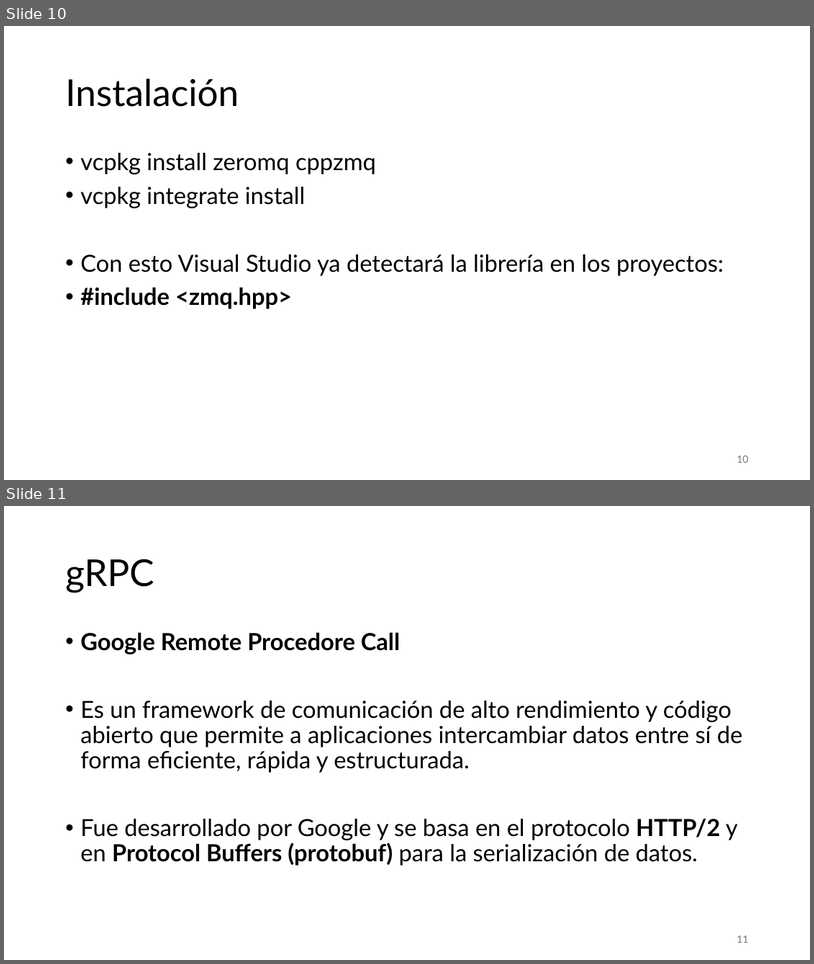
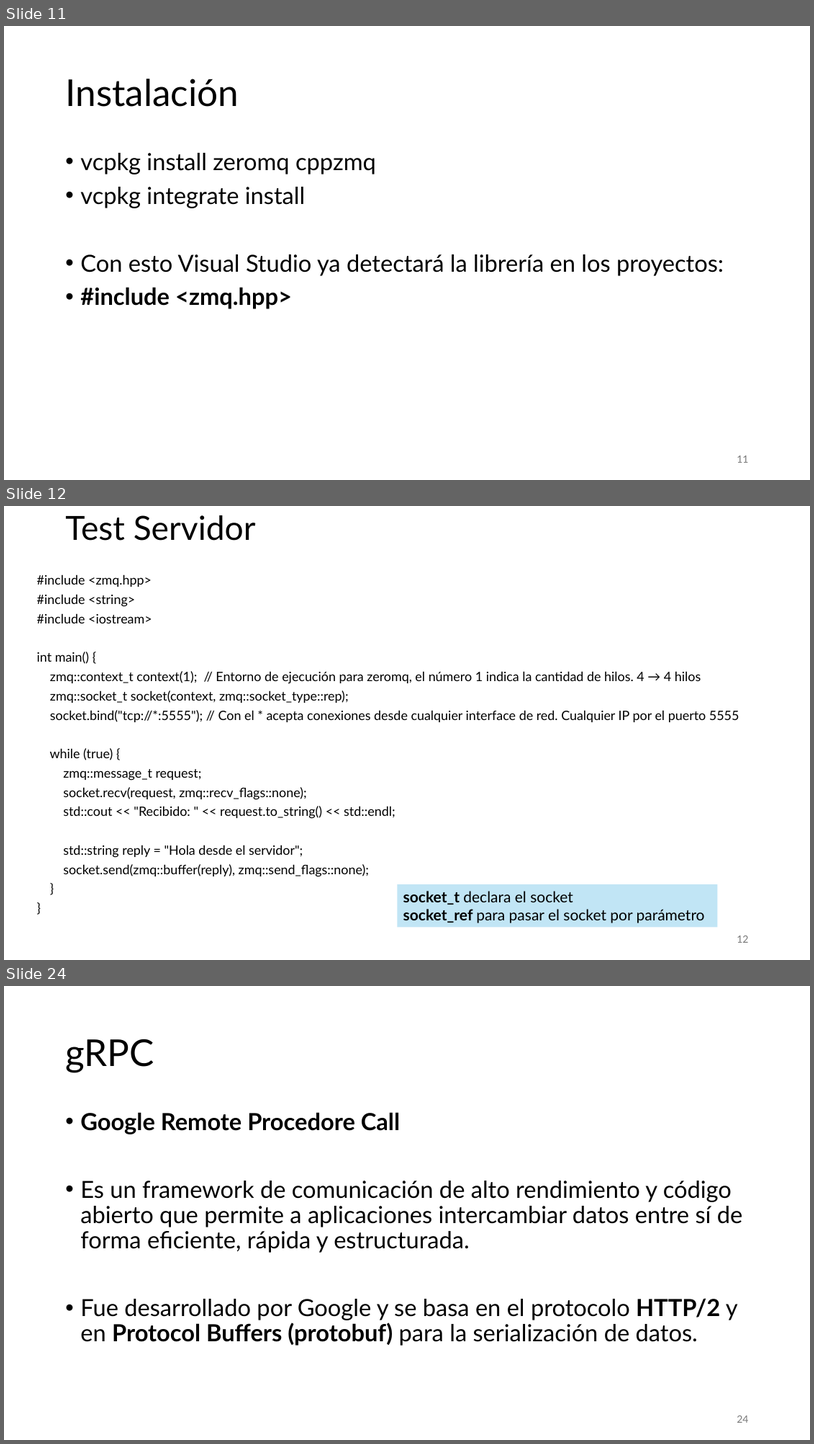
Before and after one commit to aldebarran22/CURSO_CPP_SERVICIOS_30H, a slide deck: doc/3_Comunicacion_microservicios_C++.pptx. Shown one above the other, each under a label of ours: slides 10 and 11 before the commit, slides 11, 12 and 24 after it; the slides between them are not shown. The pictures are 814x964 and 814x1444 pixels, drawn with LibreOffice and Linux fonts; fonts in the diff are those of the drawing. Boxes give left, top, right and bottom in pixels: in the first picture for what was removed or moved away, otherwise in the second. Text is boxed around its words. In the diff, an @@ line names an element or a change of style, - is before the commit and + after.

```diff
--- a/doc/3_Comunicacion_microservicios_C++.pptx
+++ b/doc/3_Comunicacion_microservicios_C++.pptx
@@ slide 12 added at (x1=4, y1=506, x2=810, y2=960), background #FFFFFF @@
@@ title added at (x1=65, y1=515, x2=256, y2=541), 39.6 pt, text #000000 @@
+Test Servidor
@@ text added at (x1=37, y1=574, x2=740, y2=877), 15.4 pt, text #000000 @@
+#include <zmq.hpp>
+#include <string>
+#include <iostream>
+int main() {
+zmq::context_t context(1); // Entorno de ejecución para zeromq, el número 1 indica la cantidad de hilos. 4 → 4 hilos
+zmq::socket_t socket(context, zmq::socket_type::rep);
+socket.bind("tcp://*:5555"); // Con el * acepta conexiones desde cualquier interface de red. Cualquier IP por el puerto 5555
+while (true) {
+zmq::message_t request;
+socket.recv(request, zmq::recv_flags::none);
+std::cout << "Recibido: " << request.to_string() << std::endl;
+std::string reply = "Hola desde el servidor";
+socket.send(zmq::buffer(reply), zmq::send_flags::none);
+}
+}
@@ rectangle added at (x1=398, y1=884, x2=718, y2=927), fill #C1E5F5, 18 pt, text #000000 @@
+socket_t declara el socket
+socket_ref para pasar el socket por parámetro
@@ page number added at (x1=737, y1=935, x2=748, y2=942), 12 pt, text #797979 @@
+12
@@ what was slide 10 is now slide 11 @@
@@ page number at (x1=737, y1=455, x2=748, y2=462): text changed @@
-10
+11
@@ what was slide 11 is now slide 24 @@
@@ page number at (x1=737, y1=1415, x2=748, y2=1422): text changed @@
-11
+24
```
Also in this commit, not shown: 3 slides changed, 14 other slides added, 31 other files.
